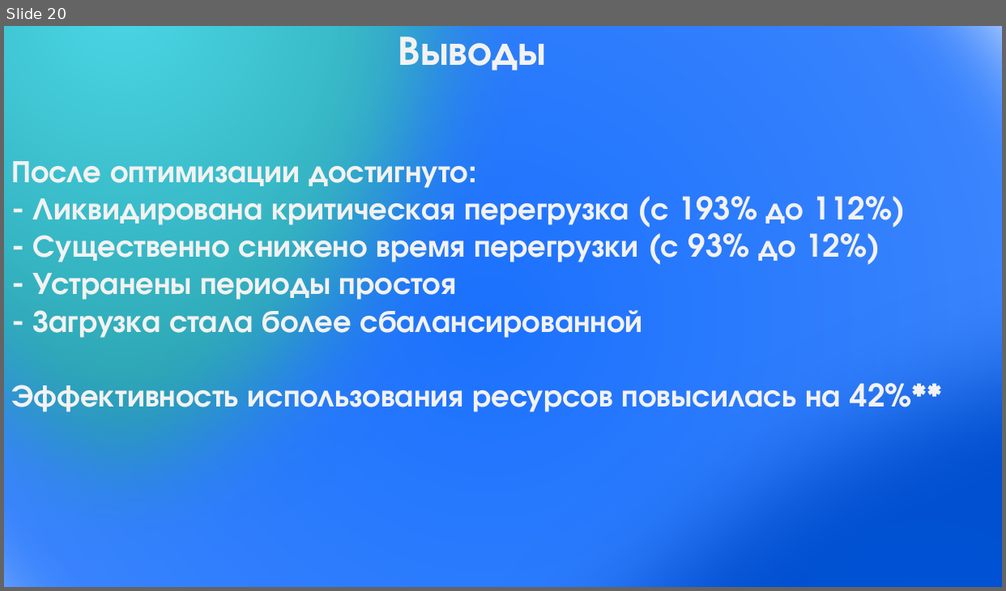
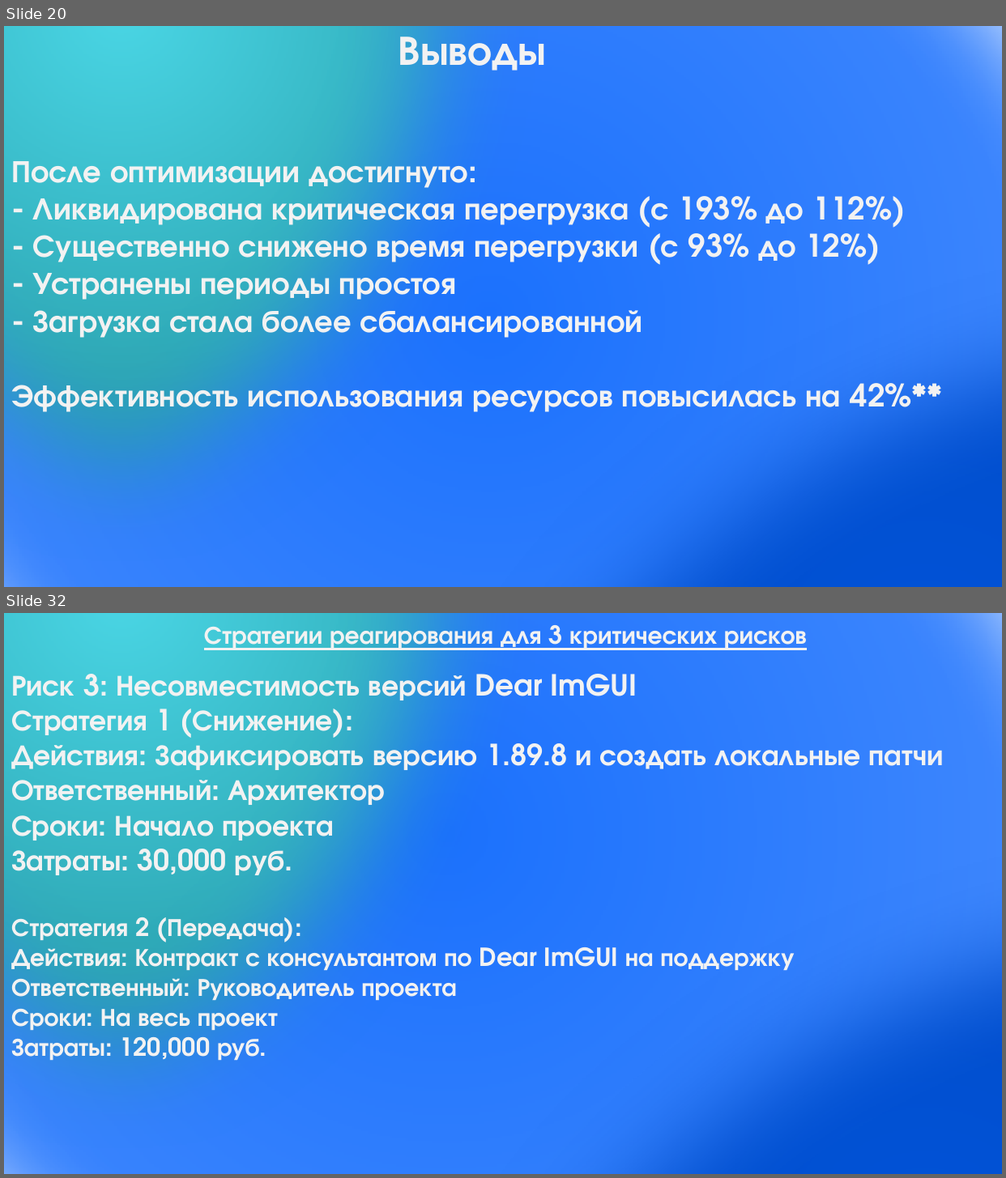
Before and after one commit to HozainFermi/upp, a slide deck: Презентация1.pptx. Shown one above the other, each under a label of ours: slide 20 before the commit, slides 20 and 32 after it; the slides between them are not shown. The pictures are 1006x591 and 1006x1178 pixels, drawn with LibreOffice and Linux fonts; fonts in the diff are those of the drawing. Boxes give left, top, right and bottom in pixels: in the first picture for what was removed or moved away, otherwise in the second. Text is boxed around its words. In the diff, an @@ line names an element or a change of style, - is before the commit and + after.

```diff
--- a/Презентация1.pptx
+++ b/Презентация1.pptx
@@ slide 32 added at (4,613,1002,1174), background #FFFFFF @@
@@ ellipse added at (4,613,1002,1174), fill gradient #002D76 to #1B71FD to #72A7FE, outline #43739E 1 pt @@
@@ ellipse added at (4,613,550,1174), fill gradient #4AD6E5 to #137C87, outline #43739E 1 pt @@
@@ text added at (204,620,807,650), 24 pt, text #F2F2F2, bold, underline @@
+Стратегии реагирования для 3 критических рисков
@@ ellipse added at (245,657,1002,1174), fill gradient #156EFF to #0153D9 to #0046B8, outline #43739E 1 pt @@
@@ text added at (11,674,944,1060), 28 pt, text #F2F2F2, bold @@
+Риск 3: Несовместимость версий Dear ImGUI
+Стратегия 1 (Снижение):
+Действия: Зафиксировать версию 1.89.8 и создать локальные патчи
+Ответственный: Архитектор
+Сроки: Начало проекта
+Затраты: 30,000 руб.
+Стратегия 2 (Передача):
+Действия: Контракт с консультантом по Dear ImGUI на поддержку
+Ответственный: Руководитель проекта
+Сроки: На весь проект
+Затраты: 120,000 руб.
```
Also in this commit, not shown: 13 other slides added, 2 other files.
